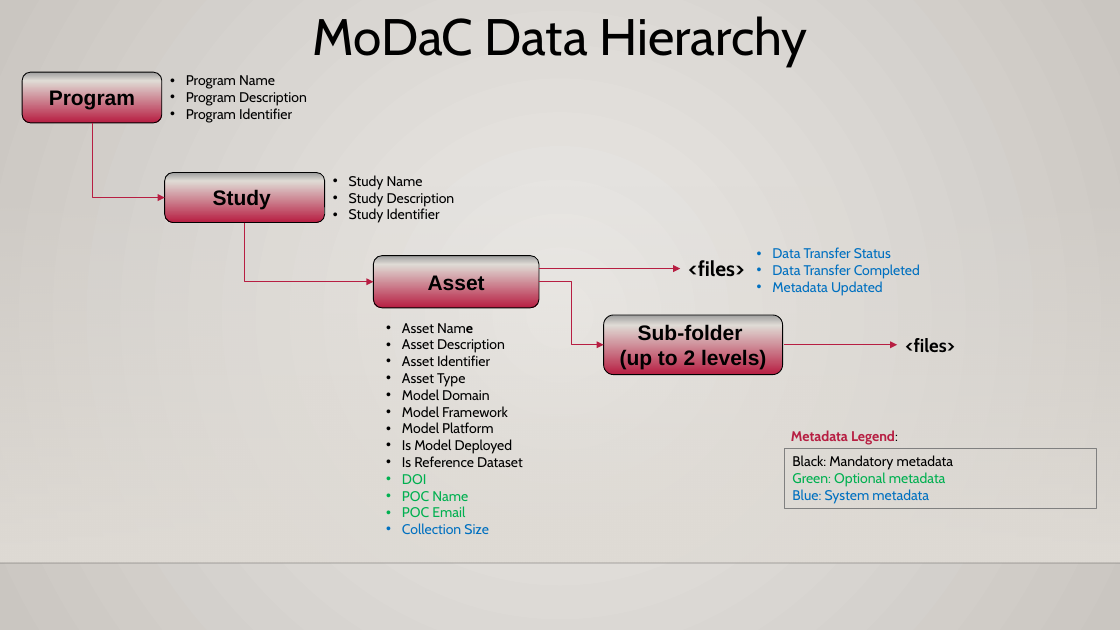
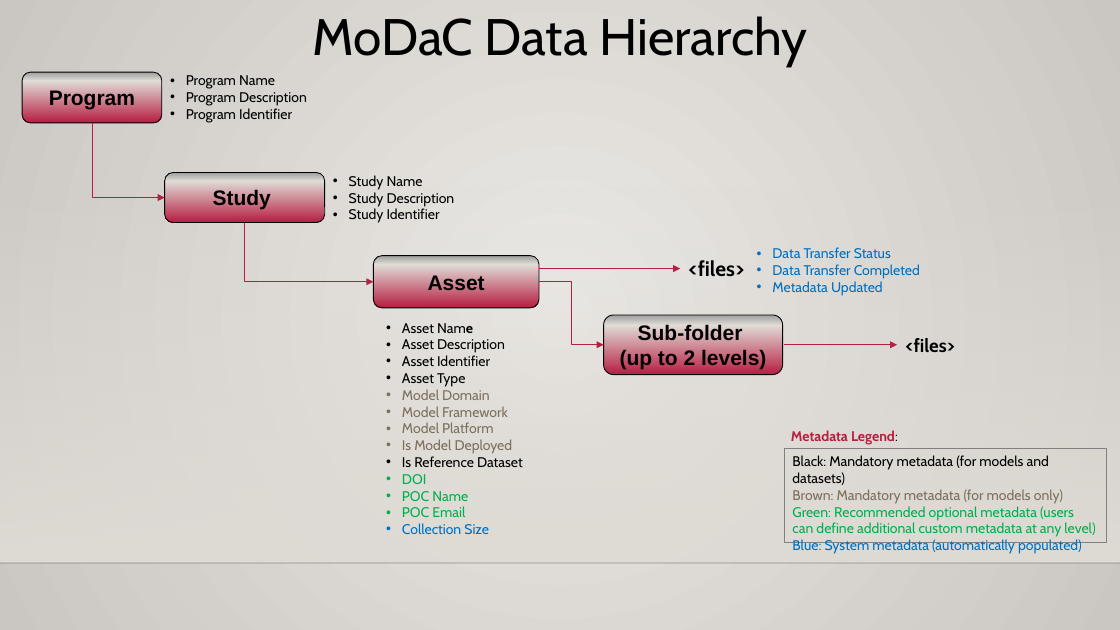
Before and after one commit to CBIIT/nci-doe-data-sharing, a slide deck: slide 7 of doc/MoDaC-Presentation.pptx. Drawn at 1120x630 pixels with LibreOffice and Linux fonts; fonts in the diff are those of the drawing; background and template pictures are left out. Boxes give left, top, right and bottom in pixels: in the first picture for what was removed or moved away, otherwise in the second. Text is boxed around its words. In the diff, an @@ line names an element or a change of style, - is before the commit and + after.

```diff
--- a/doc/MoDaC-Presentation.pptx
+++ b/doc/MoDaC-Presentation.pptx
@@ text at <box>402,389,513,454</box>: text colour #000000 to #7C705E in "Model Domain", "Model Framework", "Model Platform", "Is Model Deployed" @@
@@ rectangle "Black: Mandatory metadata (for models ...": place and size @@
-rectangle "Black: Mandatory metadata (for models ..." at <box>785,449,1096,508</box>
+rectangle "Black: Mandatory metadata (for models ..." at <box>785,449,1107,542</box>
@@ text in rectangle at <box>792,455,1095,554</box>: text changed; text colour #000000 to #00B050 @@
-Black: Mandatory metadata
-Green: Optional metadata
-Blue: System metadata
+Black: Mandatory metadata (for models and datasets)
+Brown: Mandatory metadata (for models only)
+Green: Recommended optional metadata (users can define additional custom metadata at any level)
+Blue: System metadata (automatically populated)
```
Also in this commit, not shown: 1 other slide changed.
